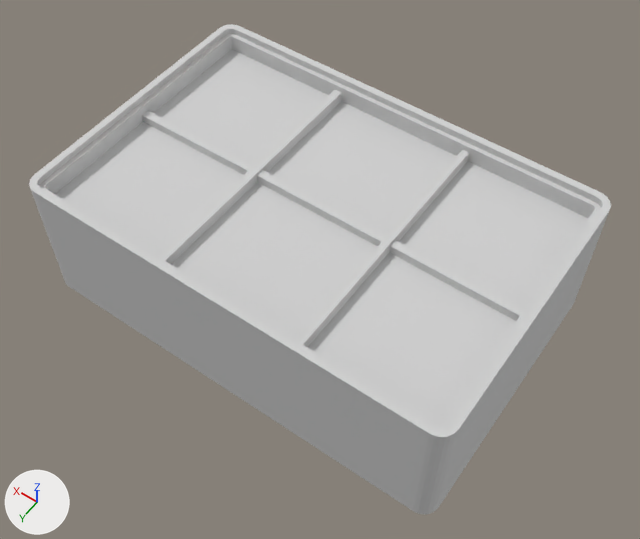
A saved change to the glTF model public/models/box.glb.
Camera for both pictures: a camera (50 mm lens) standing at (-1.66, 3.0, 3.93) and looking at (0.41, 0.1, -0.63). Every picture has the same lights, and +X, +Y and +Z are marked at lower left. Vertices at the same position are counted once.
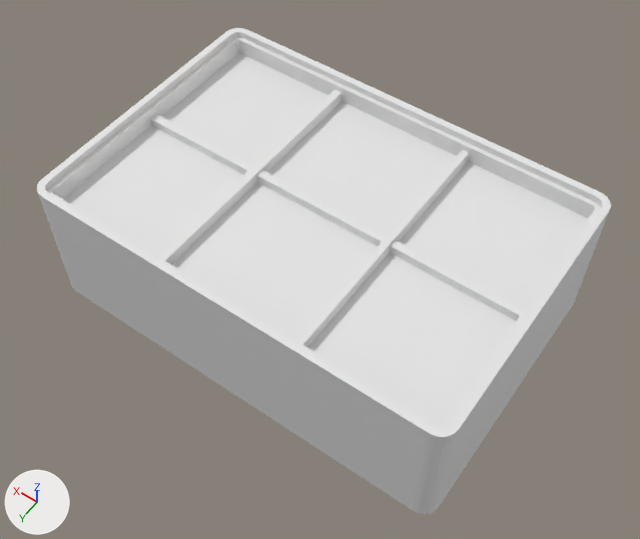
Where the change shows, as pixel boxes (x1, y1, x2, y2) in the pictures (640 x 539 px; the box of a moved part takes in the faces that stretch with it):
'Cube', reshaped, moved
    before: (29, 24, 611, 514)
    after: (37, 28, 611, 514)
part 1 of me_cube, moved or reshaped
    before: (29, 24, 600, 493)
    after: (37, 28, 600, 493)
part 2 of me_cube_001, moved or reshaped
    before: (55, 122, 243, 256)
    after: (63, 125, 243, 256)
part 3 of me_cube_001, moved or reshaped
    before: (154, 52, 254, 165)
    after: (168, 54, 325, 165)
part 4 of me_cube_001, moved or reshaped
    before: (229, 50, 328, 165)
    after: (162, 54, 328, 119)
part 5 of me_cube_001, recoloured (grey to white)
    both: (171, 101, 588, 426)

The edits, one by one:
me_cube has 264 vertices, 488 faces and spans x -1.0..2.02, y -1.0..1.0, z -1.0..-0.04.
me_cube is used by ob_cube; location (0.0, 0.0, 0.0).
me_cube no longer uses material mat_material (light grey #d1d1d1).
me_cube part 1: all 116 vertices in x 1.91..2.02, y -1.0..1.0, z -1.0..-0.04 are moved by (-0.07, 0.0, 0.0).
me_cube_001 is used by ob_cube_001; location (0.0, 0.0, 0.0).
me_cube_001 had 48 vertices, 36 faces and spanned x -0.92..1.94, y -0.92..0.92, z -0.21.
me_cube_001 now has 48 vertices, 36 faces and spans x -0.92..1.87, y -0.92..0.92, z -0.21.
me_cube_001 part 2: the loose piece of 10 vertices spanning x 1.02..1.94, y 0.03..0.92, z -0.21 is scaled about its middle by (0.926, 1, 1), then moved by (-0.03, 0.0, 0.0).
me_cube_001 part 3: the 1 vertex in x 1.02, y -0.03, z -0.21 is moved by (0.0, -0.88, 0.0).
me_cube_001 part 4: the 1 vertex in x 1.02, y -0.92, z -0.21 is moved by (0.85, 0.03, 0.0).
me_cube_001 part 5: 30 faces spanning x -0.92..1.87, y -0.92..0.92, z -0.21 switch from mat_material (light grey #d1d1d1) to no material.
